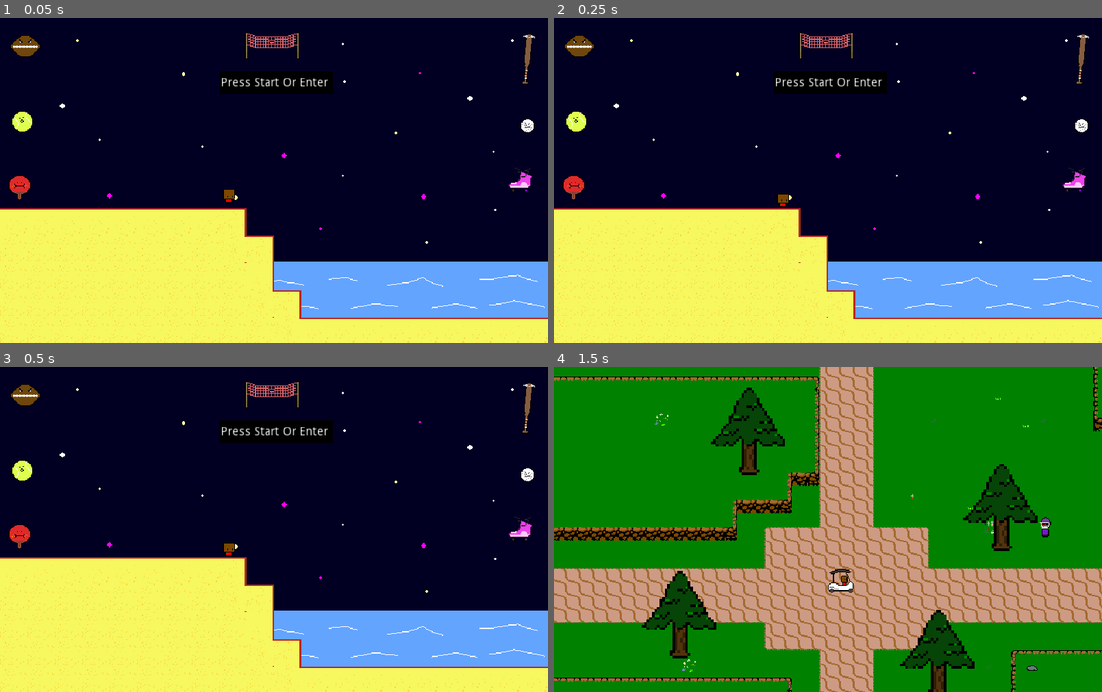
Above: before the commit, frames 1-4 (two rows, left to right).
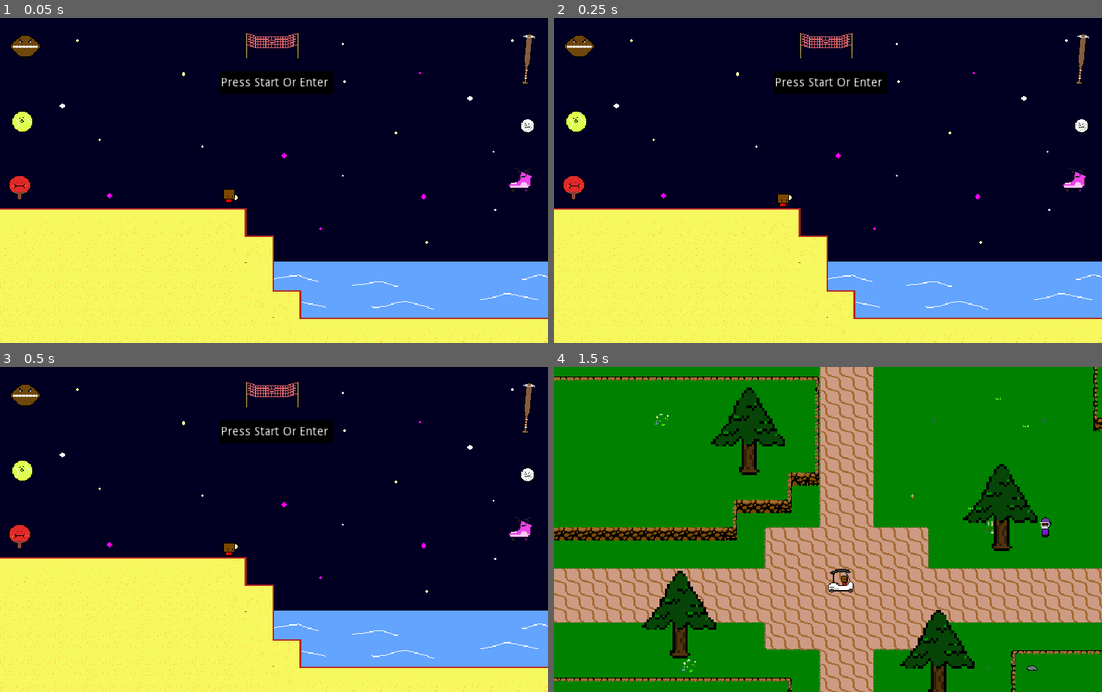
Above: after the commit, the same moments.

Repository: AdamSmif/Sportsball-Adventures
Game: Godot game, scene res://UI/TitleScreen.tscn
The game is run twice, just before and just after one commit, with the same random seed, the same clock (stepped at 60 frames per second) and the same inputs.
Inputs:
- Up to frame 1 (0.05 s): no input
- Up to frame 2 (0.25 s): no input
- Up to frame 3 (0.5 s): no input
- Up to frame 4 (1.5 s): tap Enter at 0.5 s; hold Up (ui_up) from 0.53 s (still down); tap Space (jump) at 0.77, 1.25 s

The runs differ from the first frame. In frame 1, 0.3% of the frame differs, in the area x 50-100%, y 78-90%; in frame 2, 0.3%; in frame 3, 0.3%; in frame 4, nothing differs.

Commit message:
changed gatoriad spots in first level

Diff:
--- a/Levels/Tutorial/TutorialLevel1.tscn
+++ b/Levels/Tutorial/TutorialLevel1.tscn
@@ -335,13 +335,13 @@
 position = Vector2( 353.931, 130.463 )
 
 [node name="Bottle2" parent="Bottles" instance=ExtResource( 6 )]
-position = Vector2( 4117.52, 325.975 )
+position = Vector2( 3325.43, 520.254 )
 
 [node name="Bottle3" parent="Bottles" instance=ExtResource( 6 )]
 position = Vector2( -165.11, 448.52 )
 
 [node name="Bottle4" parent="Bottles" instance=ExtResource( 6 )]
-position = Vector2( 1343.73, 67.8129 )
+position = Vector2( 3004.1, 275.165 )
 
 [node name="Bottle5" parent="Bottles" instance=ExtResource( 6 )]
 position = Vector2( -219.827, 232.621 )
@@ -353,7 +353,7 @@
 position = Vector2( 1272.45, 721.689 )
 
 [node name="Bottle8" parent="Bottles" instance=ExtResource( 6 )]
-position = Vector2( 1797.06, -52.0768 )
+position = Vector2( 3895.56, 515.66 )
 
 [node name="FallZone" parent="." instance=ExtResource( 10 )]
 position = Vector2( 1898.79, 1469.78 )
--- a/UI/TitleScreen.tscn
+++ b/UI/TitleScreen.tscn
@@ -74,14 +74,14 @@
 
 [node name="Ocean" parent="." instance=ExtResource( 1 )]
 position = Vector2( 512, 288 )
-frame = 1
+frame = 2
 
 [node name="Ocean2" parent="." instance=ExtResource( 1 )]
 position = Vector2( 256, 288 )
+frame = 1
 
 [node name="Ocean3" parent="." instance=ExtResource( 1 )]
 position = Vector2( 0, 288 )
-frame = 2
 
 [node name="BeachTile" parent="." instance=ExtResource( 3 )]
 position = Vector2( 288, 352 )
